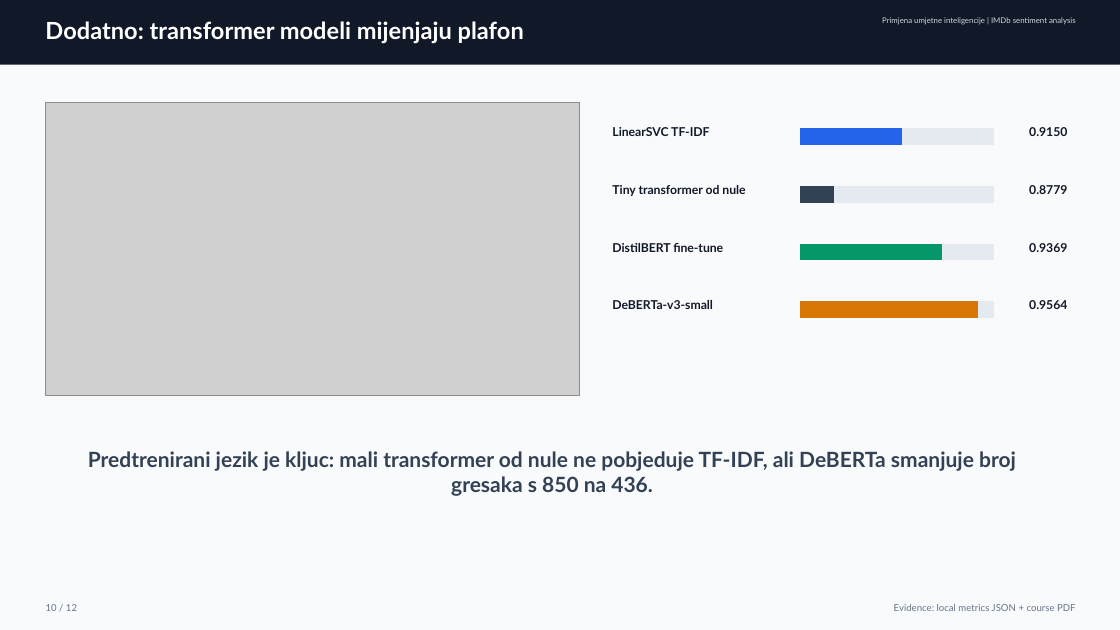
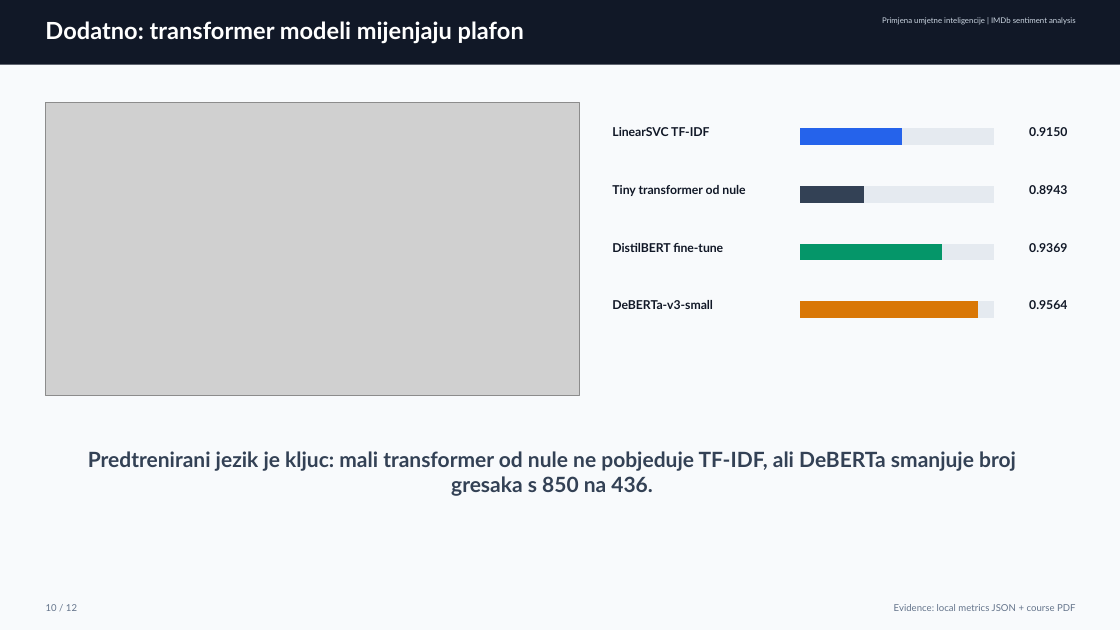
Before and after one commit to lukaIvanic/sentiment-analysis-reviews, a slide deck: slide 10 of presentation/analiza_sentimenta_recenzija.pptx. Drawn at 1120x630 pixels with LibreOffice and Linux fonts; fonts in the diff are those of the drawing; grey boxes stand for pictures. Boxes give left, top, right and bottom in pixels: in the first picture for what was removed or moved away, otherwise in the second. Text is boxed around its words. In the diff, an @@ line names an element or a change of style, - is before the commit and + after.

```diff
--- a/presentation/analiza_sentimenta_recenzija.pptx
+++ b/presentation/analiza_sentimenta_recenzija.pptx
@@ rectangle: place and size @@
-rectangle at [801,187,833,202]
+rectangle at [801,187,864,202]
@@ text at [1029,185,1067,194]: text changed @@
-0.8779
+0.8943
```
Also in this commit, not shown: 8 other files.
